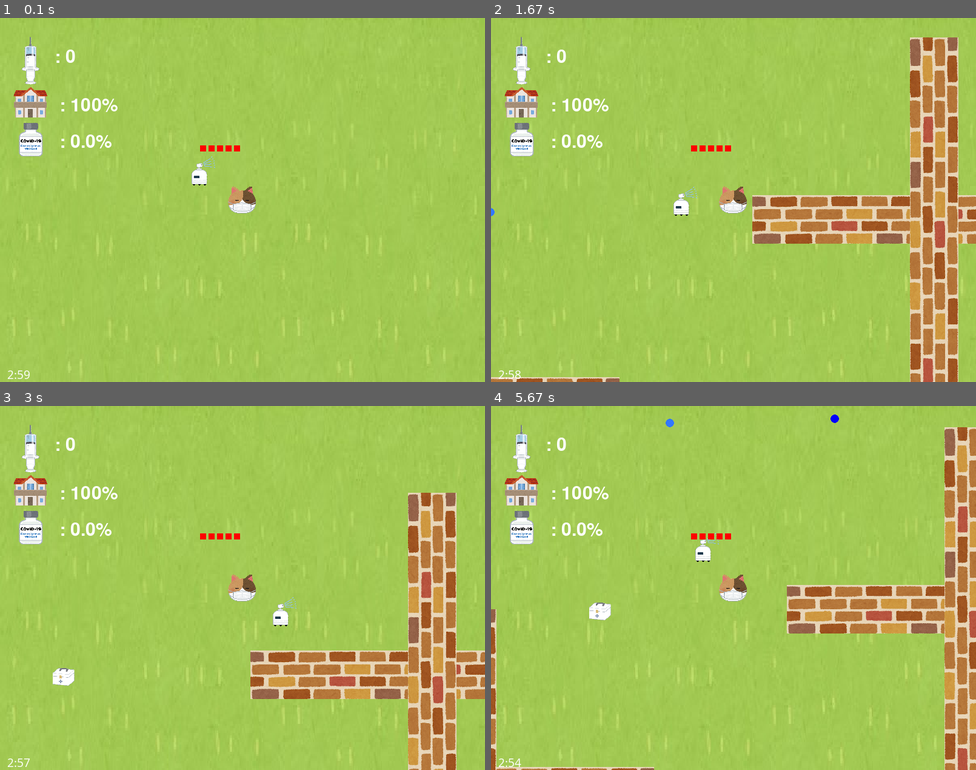
Above: before the commit, frames 1-4 (two rows, left to right).
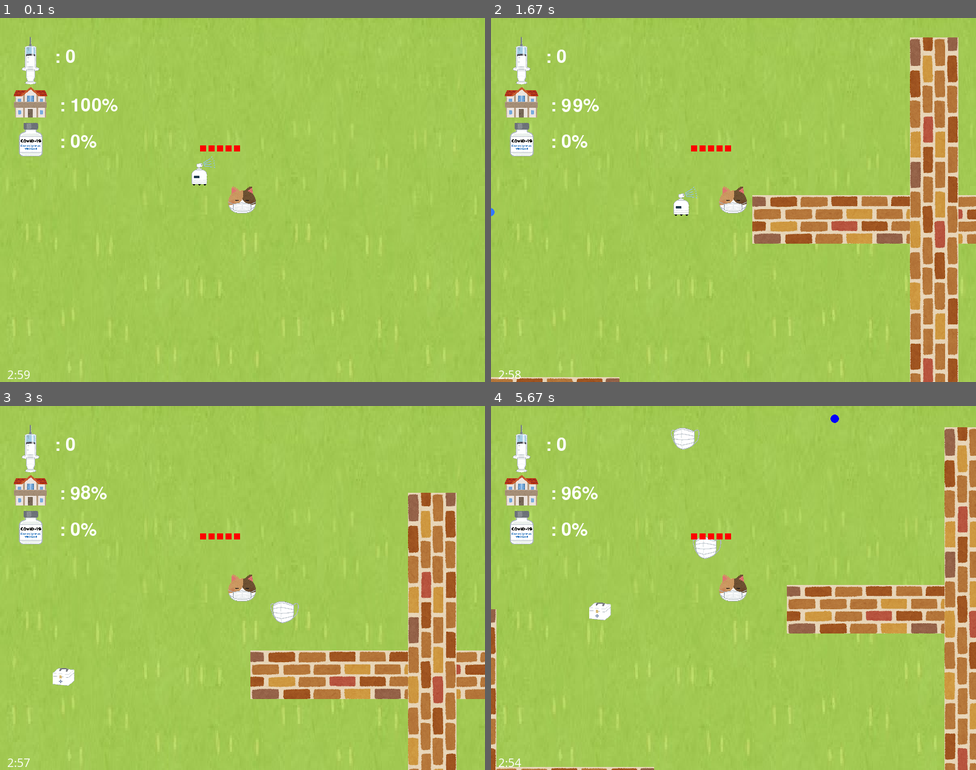
Above: after the commit, the same moments.

Repository: leo271828/PyGame_7-1_VaccineGame
Game: pygame game, started from main.py
Two runs of this game, one before a commit and one after it. Both use one fixed random seed, a clock stepped at 60 frames per second and the inputs below.
Inputs (mouse positions are in pixels of both pictures, inside the frame that each line leads up to):
- Up to frame 1 (0.1 s): no input
- Up to frame 2 (1.67 s): hold F 0.33-0.8 s; hold D 0.33-0.8 s; move the mouse to (714, 214) at 0.37 s; click (733, 221) at 0.88 s; hold D 1.17-1.63 s; tap F at 1.23, 1.53 s; click (617, 203) at 1.25 s
- Up to frame 3 (3 s): hold W 1.67-1.97 s; tap F at 1.73, 2.07, 2.37, 2.57, 2.87 s; click (92, 533) at 1.75 s; hold D 2-2.47 s; click (315, 460) at 2.08 s; hold A from 2.5 s (still down); click (300, 620) at 2.58 s
- Up to frame 4 (5.67 s): release A at 3.03 s; hold S 3.07-3.37 s; tap F at 3.13, 3.47, 3.77, 3.9, 4.3, 4.6, 4.97, 5.37 s; click (743, 464) at 3.15 s; hold A 3.4-3.8 s; click (558, 577) at 3.48 s; hold W 3.83-4.2 s; click (738, 624) at 3.92 s; hold D 4.23-4.87 s; click (718, 526) at 4.32 s; hold S 4.9-5.27 s; click (859, 646) at 4.98 s; hold A from 5.3 s (still down); click (655, 467) at 5.38 s

The runs differ from the first frame. In frame 1, 0.1% of the frame differs, in the area x 16-23%, y 32-36%; in frame 2, 0.3%; in frame 3, 0.5%; in frame 4, 0.8%, in the area x 14-48%, y 3-43%.

Commit message:
Add files via upload

Diff:
--- a/main.py
+++ b/main.py
@@ -1,10 +1,10 @@
-# -*- coding: utf-8 -*-
+#-*- coding: utf-8 -*-
 import time
 import pygame
 from pygame.locals import *
 from setting import *
 import sys
-import os  # 增
+import os #增
 
 from player import Player
 import wall
@@ -12,46 +12,46 @@
 import stuff
 
 setting = [wh, bg, speed, distance, field_wh]
-# bg = setting[1]
-wh = setting[0]  # [width, height]
-background_image = pygame.transform.scale(pygame.image.load(os.path.join("images", "bg_chiheisen_green1.jpg")),
-                                          (800, 600))  # 增
-FPS = 30
-
+#bg = setting[1]
+wh = setting[0]     # [width, height]
+background_image = pygame.transform.scale(pygame.image.load(os.path.join("images", "bg_chiheisen_green1.jpg")),(800,600)) #增
+FPS  =30
 
 class Main:
     '''負責掌控主程序'''
-
     def __init__(self):
         pygame.init()
         self.screen = pygame.display.set_mode(wh)
         pygame.display.set_caption('疫情求生')
 
         # house blood
+        self.vaccine = pygame.transform.scale(pygame.image.load(os.path.join("images", "vaccine.png")), (40, 80))
         self.house = pygame.transform.scale(pygame.image.load(os.path.join("images", "house.png")), (60, 60))
-        self.vaccine_coverage = pygame.transform.scale(
-            pygame.image.load(os.path.join("images", "vaccine_coverage.png")), (60, 60))
+        self.vaccine_coverage = pygame.transform.scale(pygame.image.load(os.path.join("images", "vaccine_coverage.png")), (60, 60))
 
-        # 物件初始化
+        #物件初始化
         self.clock = pygame.time.Clock()
 
     def repaint(self, screen):
         '''將各個物件顯示到螢幕上。position為視野的座標，將此變數傳到各個物件，使物件在相對於座標的地方進行繪圖。repaint繼承自GameObject'''
         position = (self.player.x, self.player.y)
-        screen.blit(background_image, (0, 0))  # 增
+        screen.blit(background_image,(0,0)) #增
         self.monster.repaint(screen, position)
         self.field.repaint(screen, position)
         self.player.repaint(screen, position)
         self.stuff.repaint(screen, position)
 
-        # text_2 也就是 house blood ， 移過來這裡
+        # 畫面左上角的疫苗資訊
         font = pygame.font.Font('data/freesansbold.ttf', 30)
-        text_2 = font.render(' : {0}%'.format(self.field.house.heart), True, [255, 255, 255])
+        text_1 = font.render(': %s' % self.player.sumvaccine, True, [255, 255, 255])
+        screen.blit(self.vaccine, (30, 30))
+        screen.blit(text_1, (90, 50))
+
+        text_2  = font.render(' : {0}%' .format(int(round(self.field.house.heart, 0))), True, [255, 255, 255])
         screen.blit(self.house, (20, 110))
         screen.blit(text_2, (90, 130))
 
-        text_3 = font.render(' : {0}%'.format(100 * (self.field.house.total / self.field.house.people)), True,
-                             [255, 255, 255])
+        text_3 = font.render(' : {0}%' .format( int(100 * (self.field.house.total / self.field.house.people))), True, [255, 255, 255])
         screen.blit(self.vaccine_coverage, (20, 170))
         screen.blit(text_3, (90, 190))
 
@@ -70,7 +70,7 @@
     def gameover(self, screen):
         '''結束畫面'''
         # monster還未完成所以未加進來
-        screen.blit(background_image, (0, 0))  # 增
+        screen.blit(background_image,(0,0)) #增
         position = (self.player.x, self.player.y)
         self.field.repaint(screen, position)
         self.monster.repaint(screen, position)
@@ -79,7 +79,7 @@
         f = pygame.font.Font('data/freesansbold.ttf', 70)
         f2 = pygame.font.Font('data/freesansbold.ttf', 50)
         text1 = f.render('Game Over', True, [255, 255, 0])
-        text2 = f2.render('Vaccine coverage: {} %'.format(self.player.sumvaccine), True, self.player.color)
+        text2 = f2.render('Vaccine coverage: {} %' .format(self.field.house.total), True, self.player.color)
         rect1 = text1.get_rect()
         rect2 = text2.get_rect()
         rect1.center = [wh[0] / 2, wh[1] / 2 - 150]
@@ -94,14 +94,14 @@
         # monster還未完成所以未加進來
         self.field = wall.Field(self)
         self.player = Player(self)
-        # 怪物
+        #怪物
         self.monster = monster.MonsterManager(self)
         self.stuff = stuff.StuffManager(self)
         # 升級機制
 
     def begin(self):
         '''主程序'''
-        play = True  # 設定遊戲狀態
+        play = True     #設定遊戲狀態
         done = False
         timeup = False
         timelimit = 180  # sec
@@ -109,7 +109,7 @@
         house_time = 0
         self.reset()
         pygame.mixer.init()
-        # 音檔
+        #音檔
         while not done:
             self.clock.tick(FPS)
             # 這裡 e 我改成 event 因為這樣比較屌
@@ -137,28 +137,36 @@
                 if clock >= timelimit:
                     timeup = True
                 else:
-                    minute = int((timelimit - clock) // 60)
-                    second = (timelimit - clock) % 60
+                    minute = int((timelimit-clock) // 60)
+                    second = (timelimit-clock) % 60
                     second = '%02d' % second
                 # print(minute, second)
                 self.timer(f, minute, second)
 
             # house blood 的部分
             # 算法為：每過 6s 扣血 2%
+            # 修　　：每過 1s 扣血 10/12% ，代表 120s 後會死亡
             house_time += 1
-            if house_time % (FPS * 6) == 0:
-                #print('yoyo')
-                self.field.house.heart -= 2
+            if house_time % FPS == 0 :
+                self.field.house.heart -= (10/12)
+            if house_time % (FPS*30) == 0 :
+                self.player.level += 10
+            # 還一次疫苗就 +2%
+            if self.player.temp != 0 :
+                self.field.house.heart += self.player.temp
+                if self.field.house.heart > 100 :
+                    self.field.house.heart = 100
+                self.player.temp = 0
+
 
     # time label
     def timer(self, f, minute, second, time_rect_size=60):
-        # w, h = setting[0]
+        #w, h = setting[0]
         pygame.draw.rect(self.screen, (0, 0, 0, 0), (0, wh[0] - f.get_height(), time_rect_size, 80))
         text_time = f.render(str(minute) + ':' + str(second), True, [255, 255, 255])
-        # print(minute, second)
+        #print(minute, second)
         self.screen.blit(text_time, ((time_rect_size - f.get_linesize() * 1.38) / 2, wh[1] - f.get_height()))
         pygame.display.update()
 
-
 root = Main()
 root.begin()
--- a/monster.py
+++ b/monster.py
@@ -5,15 +5,16 @@
 import os
 
 from game_object import *
-from player import Gun, SniperGun
+from player import SniperGun
 from bullet import SniperBullet
 
 # 匯入圖片
 Virus_blue = pygame.image.load(os.path.join("images", "virus_blue.png"))
 Sick_person = pygame.image.load(os.path.join("images", "sick_person.png"))
 
+# 敵人數量
 z_capped = lambda x: 20 + x * 2
-s_capped = lambda x: 15 + x * 2
+s_capped = lambda x: 15 + x
 
 
 class MonsterManager(Manager):
--- a/player.py
+++ b/player.py
@@ -21,7 +21,6 @@
 Player_image = pygame.image.load(os.path.join("images", "animalface_neko.png"))
 Alcohol_image = pygame.image.load(os.path.join("images", "alcohol.png"))
 Mask_image = pygame.image.load(os.path.join("images", "mask.png"))
-Vaccine_image = pygame.image.load(os.path.join("images", "vaccine.png"))
 
 class Player(GameObject):
     '''玩家物件，可以上下左右移動'''
@@ -43,7 +42,7 @@
         self.House = House(self)
         # 槍的切換
         self.gun_change = 1
-
+        self.gun_change_cd = 10 # 延遲換槍
         self.bullet = []
         self.shuting = False
         self.level_factor = [0, 9]
@@ -57,13 +56,12 @@
         self.blood = 5
         self.HP = 5
         self.DEF = 0
-        # 獲得疫苗總數
-        self.sumvaccine = 0
+        self.sumvaccine = 0 # 獲得疫苗總數
+        self.temp = 0 # 復活 house 多少血量
 
         # 圖片
-
         self.player = pygame.transform.scale(Player_image, (60, 60))
-        self.vaccine = pygame.transform.scale(Vaccine_image, (40, 80))
+
 
     def addvaccine(self, vaccine):
         self.sumvaccine += vaccine
@@ -79,19 +77,7 @@
         for b in self.bullet:
             b.repaint(screen, position, self.gun_change)
 
-        # 獲得疫苗數
-        font = pygame.font.Font('data/freesansbold.ttf', 30)
-        text_1 = font.render(': %s' % self.sumvaccine, True, [255, 255, 255])
-        screen.blit(self.vaccine, (30, 30))
-        screen.blit(text_1, (90, 50))
-
-        # text_2  = font.render(':{0}%' .format(self.House.heart), True, [255, 255, 255])
-        # screen.blit(self.house, (20, 110))
-        # screen.blit(text_2, (90, 130))
-
-        # text_3 = font.render(':{0}%' .format(self.House.total/self.House.people), True, [255, 255, 255])
-        # screen.blit(self.vaccine_coverage, (20, 170))
-        # screen.blit(text_3, (90, 190))
+
 
         b = -1
         # 繪製血量
@@ -122,13 +108,18 @@
             self.v[0] += self.speed
         if self.iskey(K_a):
             self.v[0] += -self.speed
-        if self.iskey(K_f):
+
+        # 換槍需要 cd
+        if self.gun_change_cd != 10:
+            self.gun_change_cd += 1
+        if self.iskey(K_f) and (self.gun_change_cd == 10):
             if self.gun_change == 1:
                 self.gun = self.Player_mask
                 self.gun_change = 2
             else:
                 self.gun = self.Player_alcohol
                 self.gun_change = 1
+            self.gun_change_cd = 0
 
         super().update(lambda: self.master.field.touch(self))
         now = pygame.time.get_ticks()
--- a/test.py
+++ b/test.py
@@ -1,2 +1,3 @@
-import math
-print(math.atan2(2, 2))
+x=10
+a = x - (10/12)
+print(int(round(a, 0)))
--- a/wall.py
+++ b/wall.py
@@ -1,5 +1,5 @@
 import pygame
-import os  # 增
+import os #增
 from pygame.locals import *
 from pygame import Rect
 
@@ -9,34 +9,33 @@
 h = 600
 g = 250
 house_x, house_y = 300, 300
-WALL_IMAGE_1 = pygame.transform.scale(pygame.image.load(os.path.join("images", "renga_pattern.png")), (h, w))  # 增
-WALL_IMAGE_2 = pygame.transform.scale(pygame.image.load(os.path.join("images", "renga_pattern2.png")), (w, h))  # 增
+WALL_IMAGE_1 = pygame.transform.scale(pygame.image.load(os.path.join("images", "renga_pattern.png")),(h,w)) #增
+WALL_IMAGE_2 = pygame.transform.scale(pygame.image.load(os.path.join("images", "renga_pattern2.png")),(w,h)) #增
 house_image = pygame.transform.scale(pygame.image.load('images/house.png'), (house_x, house_y))
-
 
 class Wall(GameObject):
     def __init__(self, master, position):
         super().__init__(master)
         self.x, self.y = position
         self.color = [200, 200, 200]
-        self.rects = [Rect(self.x - w / 2, self.y - h / 2, w, h),
-                      Rect(self.x - h / 2, self.y - w / 2, h, w)]
+        self.rects = [Rect(self.x - w/2, self.y - h/2, w, h),
+                      Rect(self.x - h/2, self.y - w/2, h, w)]
 
     def update(self):
         pass
 
     def repaint(self, screen, position):
         x, y = super().repaint(screen, position)
-        screen.blit(WALL_IMAGE_1, (x - h / 2, y - w / 2))  # 增
-        screen.blit(WALL_IMAGE_2, (x - w / 2, y - h / 2))  # 增
+        screen.blit(WALL_IMAGE_1,(x - h/2, y - w/2))#增
+        screen.blit(WALL_IMAGE_2,(x - w/2, y - h/2))#增
 
     def touch(self, person):
         for r in self.rects:
-            x = min(r.x + r.w, person.x)
+            x = min(r.x+r.w, person.x)
             x = max(r.x, x)
-            y = min(r.y + r.h, person.y)
+            y = min(r.y+r.h, person.y)
             y = max(r.y, y)
-            distance = ((person.x - x) ** 2 + (person.y - y) ** 2) ** 0.5
+            distance = ((person.x - x)**2 + (person.y - y)**2) ** 0.5
             if distance < person.r:
                 return True
         else:
@@ -48,14 +47,14 @@
         super().__init__(master)
         self.color = [255, 255, 255]
         self.w, self.h = self.setting[4]
-        self.edge = [Rect(-self.w, -self.h, 2 * self.w, 100),
-                     Rect(-self.w, -self.h, 100, 2 * self.h),
-                     Rect(-self.w, self.h - 100, 2 * self.w, 100),
-                     Rect(self.w - 100, -self.h, 100, 2 * self.h)]
+        self.edge = [Rect(-self.w, -self.h, 2*self.w, 100),
+                     Rect(-self.w, -self.h, 100, 2*self.h),
+                     Rect(-self.w, self.h-100, 2*self.w, 100),
+                     Rect(self.w-100, -self.h, 100, 2*self.h)]
         self.walls = []
         mid = (0, 0)
-        for i in range(-self.w + 2 * h, self.w - 2 * h, 2 * h + g):
-            for j in range(-self.h + 2 * h, self.h - 2 * h, 2 * h + g):
+        for i in range(-self.w + 2*h, self.w - 2*h, 2*h + g):
+            for j in range(-self.h + 2*h, self.h - 2*h, 2*h + g):
                 mid = (i, j)
                 self.add_wall(mid)
         self.live_walls = []
@@ -80,38 +79,38 @@
     def add_wall(self, mid):
         a = (w + g) / 2
         b = (w + g + h) / 2
-        self.walls.append(Wall(self, (mid[0] + a, mid[1] + b)))
-        self.walls.append(Wall(self, (mid[0] - b, mid[1] + a)))
-        self.walls.append(Wall(self, (mid[0] - a, mid[1] - b)))
-        self.walls.append(Wall(self, (mid[0] + b, mid[1] - a)))
+        self.walls.append(Wall(self, (mid[0] + a,mid[1] + b)))
+        self.walls.append(Wall(self, (mid[0] - b,mid[1] + a)))
+        self.walls.append(Wall(self, (mid[0] - a,mid[1] - b)))
+        self.walls.append(Wall(self, (mid[0] + b,mid[1] - a)))
 
     def update(self):
         # 當貓咪回家時，疫苗歸還
         p = self.master.player
         if self.house.rect.collidepoint(p.x, p.y):
             self.house.total += p.sumvaccine
+            p.temp += p.sumvaccine*2 # 還一根疫苗可以 +2%
             p.sumvaccine = 0
 
         if pygame.time.get_ticks() - self.last_time > 500:
-            self.live_walls = [w for w in self.walls if abs(w.x - p.x) < 1500 and abs(w.y - p.y) < 1500]
+            self.live_walls = [w for w in self.walls if abs(w.x-p.x) < 1500 and abs(w.y-p.y) < 1500 ]
             self.last_time = pygame.time.get_ticks()
 
     def touch(self, person, a=False):
-        array = self.walls if a else self.live_walls
+        array = self.walls if a  else self.live_walls
         for w in self.live_walls:
             if w.touch(person):
                 return True
         for r in self.edge:
-            x = min(r.x + r.w, person.x)
+            x = min(r.x+r.w, person.x)
             x = max(r.x, x)
-            y = min(r.y + r.h, person.y)
+            y = min(r.y+r.h, person.y)
             y = max(r.y, y)
-            distance = ((person.x - x) ** 2 + (person.y - y) ** 2) ** 0.5
+            distance = ((person.x - x)**2 + (person.y - y)**2) ** 0.5
             if distance < person.r:
                 return True
         else:
-            return False
-
+             return False
 
 class House(GameObject):
     def __init__(self, master):
@@ -126,5 +125,5 @@
     def repaint(self, screen, position):
         # 相對於畫面正中心點的位置 (x, y) = (400, -4500)
         x, y = super().repaint(screen, position)
-        screen.blit(house_image, (x - house_x / 2, y - house_y / 2 + 4780))
+        screen.blit(house_image, (x - house_x/2, y - house_y/2 + 4780))
         self.rect = pygame.Rect(0, 4700, house_x, house_y)
